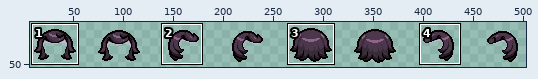
A sprite sheet gets an edit: resources/gfx/characters/deliverance/costumes/character_Awan_Head.png. Above: a wide view before the commit, with the close-up outlined.
Close-up. Earlier state:
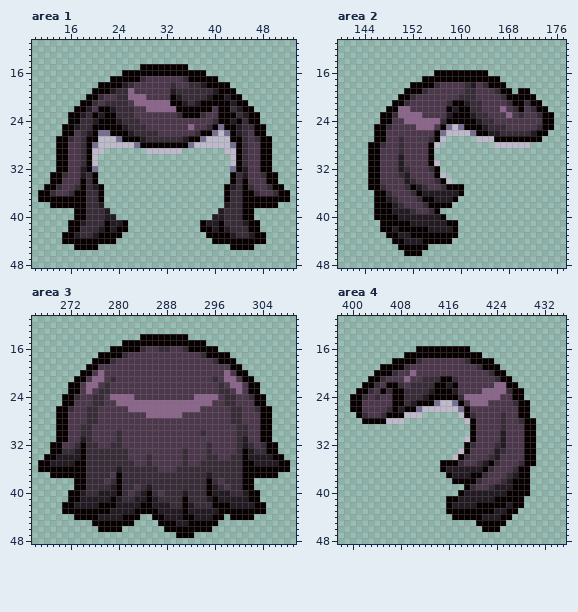
The file is 512x61 pixels. Shown: area 1: x 10..53, y 11..48; area 2: x 140..177, y 11..48; area 3: x 266..309, y 11..48; area 4: x 398..435, y 11..48. The wide view leaves out empty margins. The commit also changed other parts of the picture, which this record leaves out.
The same view after the edit:
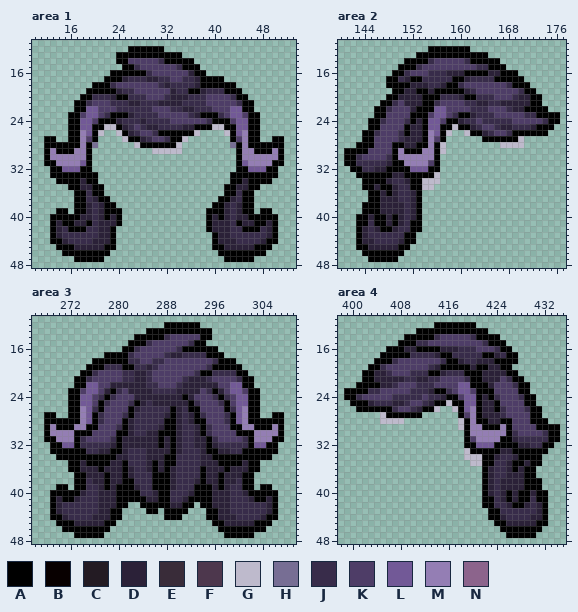
Palette (. is transparent): A #000000  B #080000  C #231b23  D #2b2138  E #392c39  F #4d374d  G #bebacc  H #776e94  J #382c4a  K #4e3d67  L #725997  M #947eb4  N #8c648c
Diff:
Changed rows in their new state; - is an unchanged pixel.
Area 1:
first column x 11:
12 ---------------AAAAAA---------------------
13 -------------AAAAAAAAAAA------------------
14 -------------AAKKKKKJAAAAA----------------
15 --------------AAJKKKKKKJAAA---------------
16 ------------AAAAAAJKKKKKKDAA--------------
17 -----------AAADJJJDDJJKKJJDAAAA-----------
18 ---------AAAJKKKKKKKJDJJJJDAAAAAA---------
19 --------AAAAADJJKKKKKKDJJAADJJJAAA--------
20 -------AAJJJDAAJJJKKKJDDDJJJKKKKJAA-------
21 ------AAJKKKJJJDDJJJDDDDJJJJKKKKKJAA------
22 ------AALLKKKJJJJJJKKKJJDDJJJKKKLLAA------
23 -----AAKLLKJAAADJJJJKKKKKJDAAAJKLLKAA-----
24 -----AALLKAAADJJJDJJJJKKKKKKJAAAKLLAA-----
25 ----.AALLAAGGADJKJDDJJJJDDAAAGGAALLAA.----
26 ----.AAMLAG..GADJKKJAAAAAAG....GALMAA.----
27 -AA..AAMKA....GAADJKKJAAG.......AKMAA..AA-
28 -AAAAAAMA-......GAAAAAAG........-AMAAAAAA-
29 -AMAAAMMA..-------.------------..AMMAAAMA-
30 -AMMMMMMA.----------------------.AMMMMMMA-
31 -AAMMMMLA.----------------------.ALMMMMAA-
32 --AALLLAA.----------------------.AALLLAA--
33 --AAAAAAAA----------------------AAAAAAAA--
34 --.AAAADAA----------------------AADAAAA.--
35 -....AADDAA--------------------AADDAA....-
36 ......AAJAA--------------------AAJAA......
37 ......AAJDAA------------------AADJAA......
38 --....AADJDAA----------------AADJDAA....--
39 ---AA-AADJDAAA--------------AAADJDAA-AA---
40 --AAAAADDJDADA--------------ADADJDDAAAAA--
41 --ADAADDAJDDDA.------------.ADDDJADDAADA--
42 --ADJAAAJJDDA..------------.ADDDJJAAAJDA--
43 --ADJJJJJJDDA.--------------.ADDJJJJJJDA--
44 --AADJJJJDDDA----------------ADDDJJJJDAA--
45 ---AAADDDDDAA----------------AADDDDDAAA---
46 ----AAAAAAAA------------------AAAAAAAA----
47 ------AAAAA--------------------AAAAA------
Area 2:
first column x 141:
12 --------------AAAAAAA---------------
13 ------------AAAAAAAAAAAA------------
14 ----------AAAAJKKKKKJAAAAA----------
15 ---------AAAJKKKKKKKKKJJAAA---------
16 --------AAJKKKJJJDDDAAAADDAAA-------
17 -------AAJDAAJJJJJAADJJJJAAAAA------
18 -------AAAADDDJJDAAJKKKKKKKJAAA-----
19 --------AADDAADAAAAADJKKKKKKKJAA----
20 -------AADDDDAAAJJJDAAJJJKKKJDDAA---
21 ------AAJKDDDAAJKKKKJJDDJJDDDDDAA---
22 -----AAJKKKDAAALLKKKKJJJKKKJDDAAAA--
23 -----AAKKKKAAAKLLKJAADJJJKKKKKJJAAAA
24 ----AAJKKKJADALLKAADJJKJJJJJKKKKKJAA
25 ----AAKKKKADDALLAA-AADJKKJDDJJJDAAA-
26 ---AAJKKKJADDAMLA-..-AADJKKJAAAAAA--
27 ---AAKKKKJDDDAMKA-----.AAAAAAG...---
28 --AAAKKKAADDAAMAG--------.----.-----
29 AAAAKKKKAMAAAMMAG-------------------
30 AAJKKKKJAMMMMMMA--------------------
31 AAJJJJJDAAMMMMKA--------------------
32 -AAJJDDAAAALLLAA--------------------
33 --AAAAAADDAAAAAG.-------------------
34 ---AAAADJJDAAGGG..------------------
35 ---AADAADJJAAGG.....----------------
36 ----AADADJJDA.......----------------
37 ----AADDDJJDA......-----------------
38 ---AAADDDDJDA.....------------------
39 ---AAADDDDJDA...--------------------
40 --AADAADADJDA....-------------------
41 --AAJAADADJAA......-----------------
42 --ADJDAADJJAA......-----------------
43 --ADJJJJJJAA.......-----------------
44 --ADDJJJJDAA......------------------
45 --AADDDDDAA...----------------------
46 ---AAAAAAA...-----------------------
47 ----AAAAA---------------------------
Area 3:
first column x 267:
12 ---------------------AAAAAA---------------
13 ------------------AAAAAAAAAAA-------------
14 ----------------AAAAAJKKKKKAA-------------
15 --------------.AAAJKKKKKKJAA--------------
16 ------------..AAJKKKKKKJAAAAAA------------
17 ----------.AAAAJKKKKKJDDJJJJAAA.----------
18 ---------AAAAAAJJKKJJKKKKKKKKJAAA---------
19 --------AAAJJJAAJJDJKKKKKKKKJAAAAA--------
20 -------AAJKKKKJJDDJKKKKKKKJAAJJJJAA-------
21 ------AAJKKKKKJJDDJKKKKKJDDDJKKKKJAA------
22 -----.AALLKKDDDDDDJJKKKJDDDDDDKKLLAA.-----
23 -----AAKLLKDAJKDDDDJJJJDDDDKJADKLLKAA-----
24 ----.AALLKJAJKKKDDDDDDDDADKKKJAJKLLAA.----
25 ----.AALLKAJKKKJADJDDDDDDAJKKKJAKLLAA.----
26 ---..AAMLJAKKKKADJJJJJADJAAKKKKAJLMAA..---
27 -AA..AAMLAJKKKJAJJJJJDADJDAJKKKJALMAA..AA-
28 -AAAAAAMLAJKKKADJJJJJAADJDAAKKKJALMAAAAAA-
29 -AMAAAMMAAKKKJADJJJJDAADJJDAJKKKAAMMAAAMA-
30 -AMMMMAAAKKKKAADJJDDAAADJJDAJKKKKAAAMMMMA-
31 -AAMMMAJKKKKJADDDDDDADADJJDDAJKKKKJAMMMAA-
32 --AALLAJJJJJDADDDDDDADADJJDDADJJJJJALLAA--
33 --AAAAAAJJDDAADJJJDDDDADJJJDAADDJJAAAAAA--
34 -..AAAAAAAAAADDJJJDDDAAJJJJDDAAAAAAAAAA..-
35 .....AADAAAADDAJJJDADAAJJJJDDDAAAADAA.....
36 .....AADDDADDDADJJDADADJJJJADDDADDDAA.....
37 --....AADDDADDADJJJAAADJJJJADDADDDAA....--
38 ------AAJDDADDAAJJJAAADJJJDADDADDJAA------
39 ---AA-AAJJDADAAADJJAAADJJJAAADADJJAA-AA---
40 --AAAAADJJDDDAAAAJJDAAJJJDAAADDDJJDAAAAA--
41 --ADAADJJJDDDAAAAADDAAJJDAAAADDDJJJDAADA--
42 --ADJJJJJJDDDAA..AAAAADDAA.AADDDJJJJJJDA--
43 --ADJJJJJJDDAA....AA.AAAA...AADDJJJJJJDA--
44 --AADJJJJDDDAA...--..AAA....AADDDJJJJDAA--
45 ---AAADDDDDAA...----.........AADDDDDAAA---
46 ----AAAAAAAA..-------........-AAAAAAAA----
47 ------AAAAA------------...-----AAAAA------
Area 4:
first column x 399:
12 ---------------AAAAAAA--------------
13 ------------AAAAAAAAAAAA------------
14 ----------AAAAAJKKKKKJAAAA----------
15 ---------AAAJJKKKKKKKKKJAAA---------
16 -------AAADDAAAADDDJJJKKKJAA--------
17 ------AAAAAJJJJDAAJJJJJAADJAA-------
18 -----AAAJKKKKKKKJAADJJDDDAAAA-------
19 ----AAJKKKKKKKJDAAAAADAADDAA--------
20 ---AADDJKKKJJJAADJJJAAADDDDAA-------
21 ---AADDDDDJJDDJJKKKKJAADDDKJAA------
22 --AAAADDJKKKJJJKKKKLLAAADKKKJAA-----
23 AAAAJJKKKKKJJJDAAJKLLKAAAKKKKAA-----
24 AAJKKKKKJJJJJKJJDAAKLLADAJKKKJAA----
25 -AAADJJJDDJKKJDAA-AALLADDAKKKKAA----
26 -.AAAAAAJKKJDAA-..-ALMADDAJKKKJAA---
27 --....GAAAAAA------AKMADDDJKKKKAA---
28 ---...G------------GAMAADDAAKKKAAA--
29 -------------------GAMMAAAMAKKKKAAAA
30 --------------------AMMMMMMAJKKKKJAA
31 --------------------AKMMMMAADJJJJJAA
32 --------------------AALLLAAAADDJJAA-
33 -------------------.GAAAAADDAAAAAA--
34 ------------------..GGGAADJJDAAAA---
35 ----------------.....GGAAJJDAADAA---
36 ----------------.......ADJJDADAA----
37 -----------------......ADJJDDDAA----
38 ------------------.....ADJDDDDAAA---
39 --------------------...ADJDDDDAAA---
40 -------------------....ADJDADAADAA--
41 -----------------......AAJDADAAJAA--
42 -----------------......AAJJDAADJDA--
43 -----------------.......AAJJJJJJDA--
44 ------------------......AADJJJJDDA--
45 ----------------------...AADDDDDAA--
46 -----------------------...AAAAAAA---
47 ---------------------------AAAAA----
Pixel boxes of the changes (left, top, right, bottom) in both close-ups:
changed: (38, 46, 290, 262)
changed: (344, 46, 560, 262)
changed: (38, 322, 290, 538)
changed: (344, 322, 560, 538)
